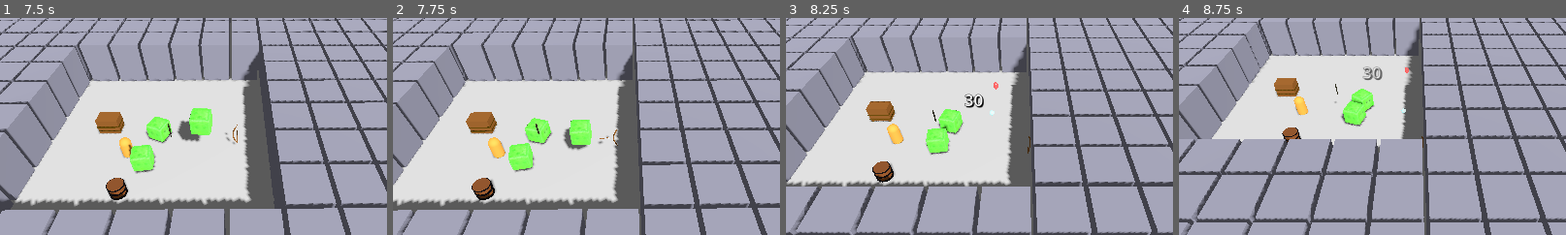
Above: before the commit, frames 1-4 (left to right).
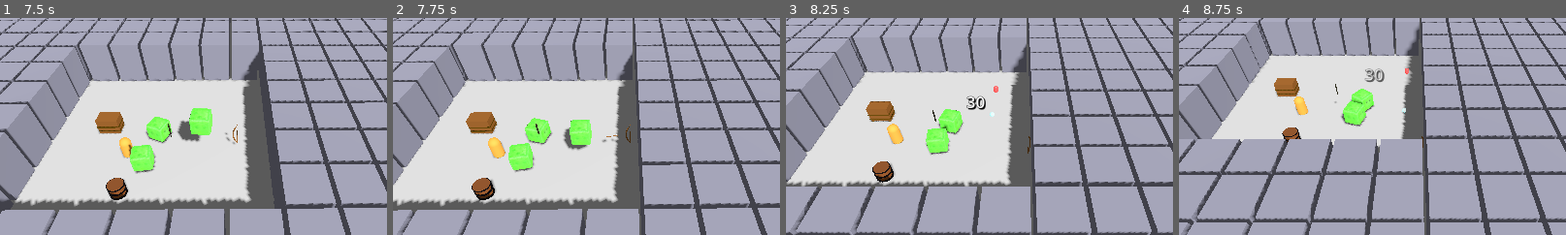
Above: after the commit, the same moments.

Repository: thaner66666666/game-1
Game: Godot game, scene res://Scenes/main.tscn
Same seed, same stepped clock (60 frames per second), same inputs: the game is played once before the commit and once after it.
Inputs (mouse positions are % of the whole screen's width and height, from its top left):
- Up to frame 1 (7.5 s): tap Enter at 0.5, 4.25 s; move the mouse to (72, 45) at 0.52 s; hold D (move_right) 0.53-1.28 s; click (72, 45) at 0.6 s; move the mouse to (30, 55) at 1.27 s; hold S (move_down) 1.28-2.03 s; click (30, 55) at 1.35 s; move the mouse to (60, 28) at 2.02 s; hold D (move_right) 2.03-2.78 s; tap Space (dash) at 2.1, 3.5, 5.85 s; click (60, 28) at 2.3 s; move the mouse to (45, 70) at 2.77 s; hold W (move_up) 2.78-3.53 s; tap Q (drop_weapon) at 2.85 s; click (45, 70) at 3.05 s; move the mouse to (80, 65) at 3.52 s; hold E (interaction) 3.53-4.28 s; hold A (move_left) 3.53-5.03 s; click (80, 65) at 3.8 s; move the mouse to (20, 35) at 4.27 s; click (20, 35) at 4.35 s; move the mouse to (55, 50) at 5.02 s; hold S (move_down) 5.03-5.78 s; click (55, 50) at 5.1 s; move the mouse to (35, 25) at 5.77 s; hold D (move_right) 5.78-6.53 s; click (35, 25) at 6.05 s; move the mouse to (72, 45) at 6.52 s; hold W (move_up) 6.53-7.28 s; hold Q (drop_weapon) 6.53-7.28 s; click (72, 45) at 6.8 s; move the mouse to (30, 55) at 7.27 s; hold D (move_right) from 7.28 s (still down); tap E (interaction) at 7.35 s
- Up to frame 2 (7.75 s): keep holding D (move_right); click (30, 55) at 7.55 s
- Up to frame 3 (8.25 s): move the mouse to (60, 28) at 8.02 s; release D (move_right) at 8.03 s; hold S (move_down) from 8.03 s (still down); click (60, 28) at 8.1 s
- Up to frame 4 (8.75 s): keep holding S (move_down)
The pictures show only the part of the screen within x 20-69%, y 22-72%; the shares and areas given below are measured in that part.

Frame 1 is identical in both runs. In frame 2, 0.1% of the frame differs, in the area x 52-62%, y 49-61%; in frame 3, 0.4%, in the area x 46-55%, y 29-46%; in frame 4, 0.3%.
Error in both runs: Attempt to call function 'setup' in base 'null instance' on a null instance. (res://dot)

Commit message:
REFOACTOR

Diff:
--- a/Scenes/player.tscn
+++ b/Scenes/player.tscn
@@ -7,6 +7,7 @@
 [ext_resource type="Script" uid="uid://kdl1nf2u8oxo" path="res://dot gds/SimpleHandManager.gd" id="4_vgqql"]
 [ext_resource type="ArrayMesh" uid="uid://dagubfxbsoacu" path="res://3d Models/Bow/bow_01.obj" id="5_x3wgy"]
 [ext_resource type="Script" uid="uid://dq5lkmafnvuay" path="res://dot gds/PlayerHealth.gd" id="7_3smsa"]
+[ext_resource type="Script" uid="uid://bl4cu5bh7eb27" path="res://dot gds/PlayerProgression.gd" id="8_8erm5"]
 
 [sub_resource type="StandardMaterial3D" id="StandardMaterial3D_6t5aa"]
 albedo_color = Color(0, 0, 0, 1)
@@ -250,3 +251,6 @@
 
 [node name="HealthComponent" type="Node" parent="."]
 script = ExtResource("7_3smsa")
+
+[node name="ProgressionComponent" type="Node" parent="."]
+script = ExtResource("8_8erm5")
--- /dev/null
+++ b/dot gds/PlayerInventory.gd
@@ -0,0 +1,117 @@
+extends Node
+class_name PlayerInventory
+
+signal weapon_equipped(weapon_resource: WeaponResource)
+signal weapon_unequipped()
+
+var player_ref: CharacterBody3D
+var weapon_attach_point: Node3D
+var equipped_weapon_mesh: MeshInstance3D
+var sword_node: MeshInstance3D
+
+# Base stats for weapon system
+var base_attack_damage := 10
+var base_attack_range := 2.0
+var base_attack_cooldown := 1.0
+var base_attack_cone_angle := 90.0
+
+func setup(player_ref_in: CharacterBody3D):
+	player_ref = player_ref_in
+	_setup_weapon_attach_point()
+	_connect_weapon_manager_signals()
+
+func _setup_weapon_attach_point():
+	# Get weapon attach point from player
+	weapon_attach_point = player_ref.get_node_or_null("WeaponAttachPoint")
+	if weapon_attach_point:
+		sword_node = weapon_attach_point.get_node_or_null("SwordNode")
+
+func _connect_weapon_manager_signals():
+	if WeaponManager:
+		if not WeaponManager.weapon_equipped.is_connected(_on_weapon_equipped):
+			WeaponManager.weapon_equipped.connect(_on_weapon_equipped)
+		if not WeaponManager.weapon_unequipped.is_connected(_on_weapon_unequipped):
+			WeaponManager.weapon_unequipped.connect(_on_weapon_unequipped)
+
+	# Show weapon if already equipped at start
+	if WeaponManager and WeaponManager.is_weapon_equipped():
+		_on_weapon_equipped(WeaponManager.get_current_weapon())
+
+func _on_weapon_equipped(weapon_resource):
+	_show_weapon_visual(weapon_resource)
+	_update_player_stats(weapon_resource)
+	weapon_equipped.emit(weapon_resource)
+
+func _on_weapon_unequipped():
+	_hide_weapon_visual()
+	_reset_player_stats()
+	weapon_unequipped.emit()
+
+func _show_weapon_visual(weapon_resource):
+	_hide_weapon_visual()
+	if not weapon_resource or not weapon_attach_point:
+		return
+
+	match int(weapon_resource.weapon_type):
+		int(WeaponResource.WeaponType.SWORD):
+			if sword_node:
+				sword_node.visible = true
+				equipped_weapon_mesh = sword_node
+		int(WeaponResource.WeaponType.BOW):
+			var bow_node = weapon_attach_point.get_node_or_null("BowNode")
+			if bow_node:
+				bow_node.visible = true
+				equipped_weapon_mesh = bow_node
+		int(WeaponResource.WeaponType.STAFF):
+			var mesh = _create_simple_staff_mesh()
+			if mesh:
+				weapon_attach_point.add_child(mesh)
+				equipped_weapon_mesh = mesh
+
+func _hide_weapon_visual():
+	if sword_node:
+		sword_node.visible = false
+
+	var bow_node = weapon_attach_point.get_node_or_null("BowNode") if weapon_attach_point else null
+	if bow_node:
+		bow_node.visible = false
+
+	var staff_node = weapon_attach_point.get_node_or_null("StaffNode") if weapon_attach_point else null
+	if staff_node:
+		staff_node.visible = false
+
+	if (equipped_weapon_mesh and
+		is_instance_valid(equipped_weapon_mesh) and
+		equipped_weapon_mesh != sword_node and
+		equipped_weapon_mesh != bow_node and
+		equipped_weapon_mesh != staff_node):
+		equipped_weapon_mesh.queue_free()
+
+	equipped_weapon_mesh = null
+
+func _create_simple_staff_mesh() -> MeshInstance3D:
+	var staff = MeshInstance3D.new()
+	var staff_mesh = CylinderMesh.new()
+	staff_mesh.top_radius = 0.025
+	staff_mesh.bottom_radius = 0.035
+	staff_mesh.height = 0.9
+	staff.mesh = staff_mesh
+	staff.position = Vector3(0, 0.45, 0)
+	var mat = StandardMaterial3D.new()
+	mat.albedo_color = Color(0.4, 0.25, 0.1)
+	staff.material_override = mat
+	return staff
+
+func _update_player_stats(weapon_resource: WeaponResource):
+	if player_ref:
+		player_ref.attack_damage = base_attack_damage + weapon_resource.damage_bonus
+		player_ref.attack_range = base_attack_range + weapon_resource.range_bonus
+		player_ref.attack_cooldown = base_attack_cooldown * weapon_resource.cooldown_multiplier
+		player_ref.attack_cone_angle = base_attack_cone_angle
+
+func _reset_player_stats():
+	if player_ref:
+		player_ref.attack_damage = base_attack_damage
+		player_ref.attack_range = base_attack_range
+		player_ref.attack_cooldown = base_attack_cooldown
+		player_ref.attack_cone_angle = base_attack_cone_angle
--- a/dot gds/UI.gd
+++ b/dot gds/UI.gd
@@ -216,8 +216,8 @@
 func _update_xp():
 	if player and xp_bar and xp_label:
 		var current_xp = player.get_xp() if player.has_method("get_xp") else 0
-		var xp_needed = player.xp_to_next_level if "xp_to_next_level" in player else 100
-		var current_level = player.level if "level" in player else 1
+		var xp_needed = player.get_xp_to_next_level() if player.has_method("get_xp_to_next_level") else 100
+		var current_level = player.get_level() if player.has_method("get_level") else 1
 		xp_bar.max_value = xp_needed
 		xp_bar.value = current_xp
 		xp_label.text = "XP: %d/%d (Lv.%d)" % [current_xp, xp_needed, current_level]
--- a/dot gds/player.gd
+++ b/dot gds/player.gd
@@ -125,17 +125,8 @@
 @onready var combat_component: PlayerCombat = $CombatComponent
 @onready var sword_node: MeshInstance3D = $WeaponAttachPoint/SwordNode
 @onready var health_component = $HealthComponent
-@onready var progression_component: PlayerProgression = $ProgressionComponent
-
-# Weapon system variables
-var weapon_attach_point: Node3D = null
-var equipped_weapon_mesh: MeshInstance3D = null
-
-# Base stats for weapon system
-var base_attack_damage := 10
-var base_attack_range := 2.0
-var base_attack_cooldown := 1.0
-var base_attack_cone_angle := 90.0
+@onready var progression_component = $ProgressionComponent
+@onready var inventory_component: PlayerInventory = $InventoryComponent
 
 # Player state
 var is_dead := false
@@ -174,8 +165,6 @@
 
 # Signals
 signal dash_charges_changed(current_charges: int, max_charges: int)
-signal coin_collected(amount: int)
-signal xp_changed(xp: int, xp_to_next: int, level: int)
 
 # --- Eye Blinking System ---
 var blink_timer := 0.0
@@ -203,8 +192,11 @@
 	health_component.health_depleted.connect(_on_health_depleted)
 	# Progression system setup
 	progression_component.setup(self)
-	progression_component.coin_collected.connect(_on_coin_collected)
-	progression_component.xp_changed.connect(_on_xp_changed)
+	# Inventory system setup
+	inventory_component.setup(self)
+	inventory_component.weapon_equipped.connect(_on_weapon_equipped)
+	inventory_component.weapon_unequipped.connect(_on_weapon_unequipped)
+	# Removed duplicate signal connections for coin_collected and xp_changed
 	# Pass animation settings to movement_component if supported
 	if movement_component and movement_component.has_method("set_animation_settings"):
 		movement_component.set_animation_settings({
@@ -238,8 +230,8 @@
 	_create_visual()
 	_setup_attack_system()
 	_setup_hand_references()
-	_setup_weapon_attach_point()
-	_connect_weapon_manager_signals()
+	# _setup_weapon_attach_point() # --- Removed old weapon management functions ---
+	# _connect_weapon_manager_signals() # --- Removed old weapon management functions ---
 	_create_arrow_system()
 
 func _configure_collision():
@@ -291,152 +283,15 @@
 		print("❌ RightFoot not found!")
 
 
-func _setup_weapon_attach_point():
-	# --- WEAPON ATTACH POINT (parent to right hand if possible) ---
-	var right_hand = get_node_or_null("RightHand")
-	if right_hand:
-		# Remove existing WeaponAttachPoint from previous parent if needed
-		var wap = right_hand.get_node_or_null("WeaponAttachPoint")
-		if not wap:
-			weapon_attach_point = Node3D.new()
-			weapon_attach_point.name = "WeaponAttachPoint"
-			right_hand.add_child(weapon_attach_point)
-			print("✅ Created WeaponAttachPoint as child of RightHand")
-		else:
-			weapon_attach_point = wap
-			print("✅ Found existing WeaponAttachPoint under RightHand")
-
-		# FIXED: Better positioning and rotation for sword orientation
-		weapon_attach_point.position = Vector3(0.0, 0.1, 0.0)  # Slightly up from hand center
-		weapon_attach_point.rotation_degrees = Vector3(0, 0, -90)  # Rotate so sword points up instead of sideways
-	else:
-		# Fallback: add to player root
-		weapon_attach_point = get_node_or_null("WeaponAttachPoint")
-		if not weapon_attach_point:
-			weapon_attach_point = Node3D.new()
-			weapon_attach_point.name = "WeaponAttachPoint"
-			add_child(weapon_attach_point)
-			print("⚠️ Created WeaponAttachPoint at player root (RightHand missing)")
-		else:
-			print("✅ Found existing WeaponAttachPoint at player root")
-		weapon_attach_point.position = Vector3(0.44, -0.2, 0)
-		weapon_attach_point.rotation_degrees = Vector3(0, 0, -90)  # Same rotation fix
-
-func _connect_weapon_manager_signals():
-	if WeaponManager:
-		if not WeaponManager.weapon_equipped.is_connected(_on_weapon_equipped):
-			WeaponManager.weapon_equipped.connect(_on_weapon_equipped)
-		if not WeaponManager.weapon_unequipped.is_connected(_on_weapon_unequipped):
-			WeaponManager.weapon_unequipped.connect(_on_weapon_unequipped)
-		print("✅ Connected to WeaponManager signals")
-
-	# Show weapon if already equipped at start
-	if WeaponManager and WeaponManager.is_weapon_equipped():
-		_on_weapon_equipped(WeaponManager.get_current_weapon())
-
-func _on_weapon_equipped(weapon_resource):
-	_show_weapon_visual(weapon_resource)
-
-func _on_weapon_unequipped():
-	_hide_weapon_visual()
-
-func _show_weapon_visual(weapon_resource):
-	_hide_weapon_visual()
-	if not weapon_resource or not weapon_attach_point:
-		return
-	# Only show/hide the existing SwordNode for swords
-	match int(weapon_resource.weapon_type):
-		int(WeaponResource.WeaponType.SWORD):
-			if sword_node:
-				sword_node.visible = true
-				equipped_weapon_mesh = sword_node
-			else:
-				print("⚠️ SwordNode not found!")
-		int(WeaponResource.WeaponType.BOW):
-			# Only show the imported BowNode, do not create a procedural mesh
-			var bow_node = weapon_attach_point.get_node_or_null("BowNode")
-			if bow_node:
-				bow_node.visible = true
-				equipped_weapon_mesh = bow_node
-			else:
-				print("⚠️ BowNode not found!")
-				# Don't create any fallback mesh - just use imported model
-		int(WeaponResource.WeaponType.STAFF):
-			var mesh = _create_simple_staff_mesh()
-			if mesh:
-				weapon_attach_point.add_child(mesh)
-				equipped_weapon_mesh = mesh
-		_:
-			if sword_node:
-				sword_node.visible = true
-				equipped_weapon_mesh = sword_node
-			else:
-				print("⚠️ SwordNode not found!")
-
-func _hide_weapon_visual():
-	# Hide the SwordNode if it exists
-	if sword_node:
-		sword_node.visible = false
-
-	# Hide the BowNode if it exists (don't delete it!)
-	var bow_node = weapon_attach_point.get_node_or_null("BowNode")
-	if bow_node:
-		bow_node.visible = false
-
-	# Hide the StaffNode if it exists
-	var staff_node = weapon_attach_point.get_node_or_null("StaffNode")
-	if staff_node:
-		staff_node.visible = false
-
-	# Only remove dynamically created meshes (not imported scene nodes)
-	if (equipped_weapon_mesh and
-		is_instance_valid(equipped_weapon_mesh) and
-		equipped_weapon_mesh != sword_node and
-		equipped_weapon_mesh != bow_node and
-		equipped_weapon_mesh != staff_node):
-		equipped_weapon_mesh.queue_free()
-
-	equipped_weapon_mesh = null
-
-func _create_simple_sword_mesh() -> MeshInstance3D:
-	var sword = MeshInstance3D.new()
-	var blade = BoxMesh.new()
-	blade.size = Vector3(0.08, 0.7, 0.12)
-	sword.mesh = blade
-	sword.position = Vector3(0, 0.35, 0)
-	var mat = StandardMaterial3D.new()
-	mat.albedo_color = Color(0.8, 0.8, 1.0)
-	mat.metallic = 0.8
-	mat.roughness = 0.2
-	sword.material_override = mat
-	return sword
-
-# func _create_simple_bow_mesh() -> MeshInstance3D:
-# 	var bow = MeshInstance3D.new()
-# 	var bow_mesh = CylinderMesh.new()
-# 	bow_mesh.top_radius = 0.03
-# 	bow_mesh.bottom_radius = 0.03
-# 	bow_mesh.height = 0.7
-# 	bow.mesh = bow_mesh
-# 	bow.rotation_degrees = Vector3(0, 0, 90)
-# 	bow.position = Vector3(0, 0.35, 0)
-# 	var mat = StandardMaterial3D.new()
-# 	mat.albedo_color = Color(0.5, 0.3, 0.1)
-# 	bow.material_override = mat
-# 	return bow
-
-func _create_simple_staff_mesh() -> MeshInstance3D:
-	var staff = MeshInstance3D.new()
-	var staff_mesh = CylinderMesh.new()
-	staff_mesh.top_radius = 0.025
-	staff_mesh.bottom_radius = 0.035
-	staff_mesh.height = 0.9
-	staff.mesh = staff_mesh
-	staff.position = Vector3(0, 0.45, 0)
-	var mat = StandardMaterial3D.new()
-	mat.albedo_color = Color(0.4, 0.25, 0.1)
-	staff.material_override = mat
-	return staff
+# --- Removed old weapon management functions ---
+# func _setup_weapon_attach_point():
+# func _connect_weapon_manager_signals():
+# func _on_weapon_equipped(weapon_resource):
+# func _on_weapon_unequipped():
+# func _show_weapon_visual(weapon_resource):
+# func _hide_weapon_visual():
+# func _create_simple_sword_mesh() -> MeshInstance3D:
+# func _create_simple_staff_mesh() -> MeshInstance3D:
 
 # Coin/XP pickup system
 func _on_area_pickup_entered(area: Area3D):
@@ -450,7 +305,7 @@
 func _pickup_coin(area: Area3D):
 	var coin_value = area.get_meta("coin_value") if area.has_meta("coin_value") else 10
 	progression_component.add_currency(coin_value)
-	coin_collected.emit(coin_value)
+	# coin_collected.emit(coin_value)  # Now handled by PlayerProgression
 	if is_instance_valid(area):
 		area.queue_free()
 
@@ -481,12 +336,6 @@
 func _on_health_depleted():
 	# Handle logic when health reaches zero (game over, respawn, etc.)
 	pass
-
-func _on_coin_collected(amount: int):
-	coin_collected.emit(amount)  # Re-emit for UI
-
-func _on_xp_changed(xp_val: int, xp_to_next_val: int, level_val: int):
-	xp_changed.emit(xp_val, xp_to_next_val, level_val)  # Re-emit for UI
 
 # Animation signal handlers for movement component
 func _on_hand_animation_update(left_pos: Vector3, right_pos: Vector3, left_rot: Vector3, right_rot: Vector3) -> void:
@@ -699,7 +548,24 @@
 		return health_component.get_max_health()
 	return 0
 
-func get_health_percentage() -> float:
-	if health_component:
-		return health_component.get_health_percentage()
-	return 0.0
+# --- Progression System API ---
+func get_currency() -> int:
+	return progression_component.get_currency()
+
+func get_xp() -> int:
+	return progression_component.get_xp()
+
+func get_level() -> int:
+	return progression_component.level
+
+func get_xp_to_next_level() -> int:
+	return progression_component.xp_to_next_level
+
+# --- Inventory System Component Handlers ---
+func _on_weapon_equipped(_weapon_resource: WeaponResource):
+	# Handle weapon equipped logic if needed
+	pass
+
+func _on_weapon_unequipped():
+	# Handle weapon unequipped logic if needed
+	pass
Not shown: 1 places in Scenes/player.tscn that only renumber resources
Not shown, added: dot gds/PlayerInventory.gd.uid
